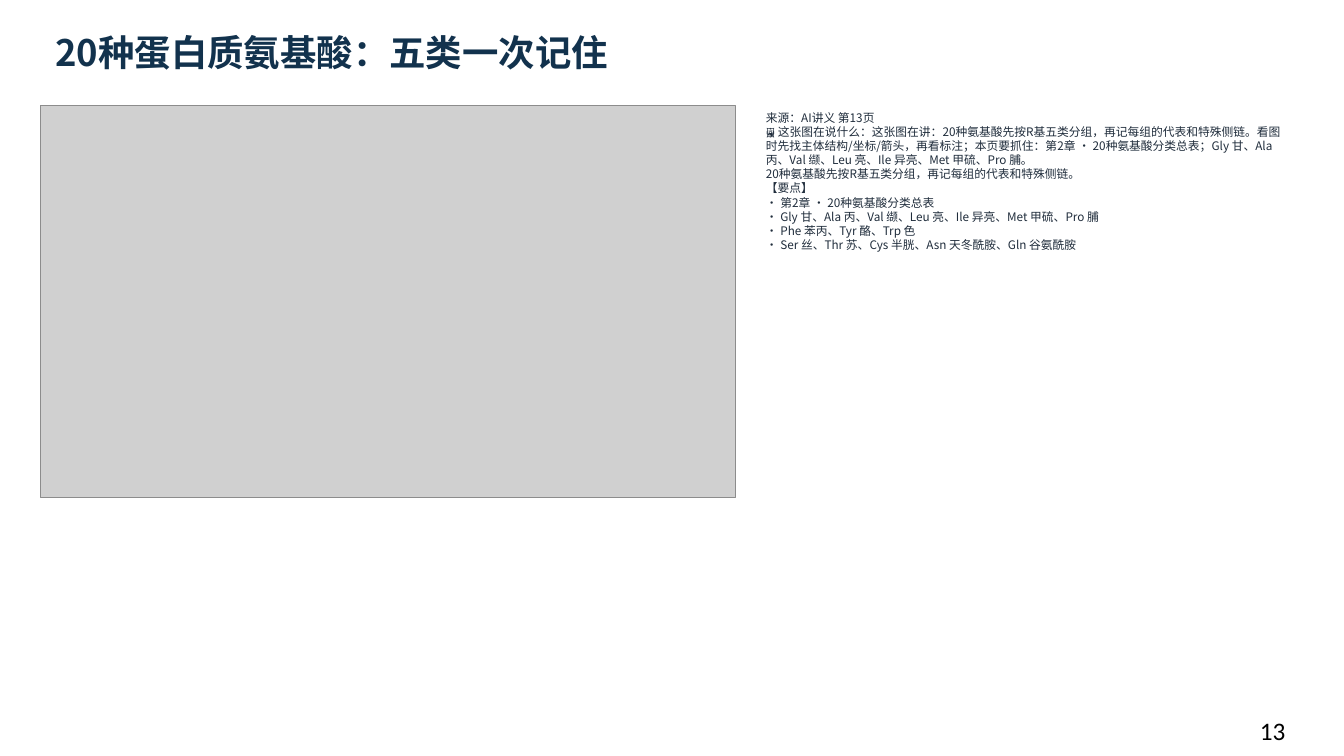
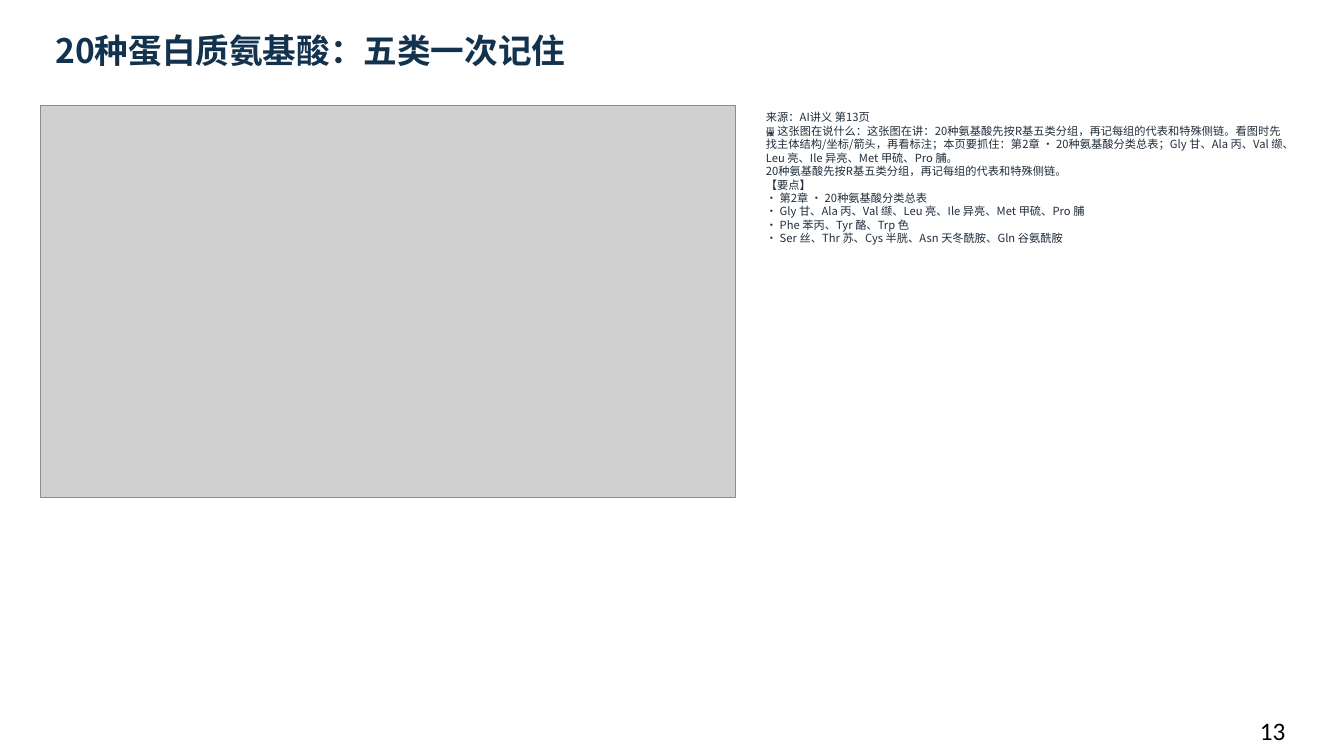
Before and after one commit to newkan-li/Biochemistry, a slide deck: slide 13 of downloads/bc02-ai-style.pptx. Drawn at 1344x756 pixels with LibreOffice and Linux fonts; fonts in the diff are those of the drawing; grey boxes stand for pictures. Boxes give left, top, right and bottom in pixels: in the first picture for what was removed or moved away, otherwise in the second. Text is boxed around its words. In the diff, an @@ line names an element or a change of style, - is before the commit and + after.

```diff
--- a/downloads/bc02-ai-style.pptx
+++ b/downloads/bc02-ai-style.pptx
@@ text "20种蛋白质氨基酸：五类一次记住" at (55,34,565,66): size 26 to 24 pt @@
@@ text "来源：AI讲义 第13页 🖼 这张图在说什么：这张图在讲：20种氨基酸先按R基五类分组，再记每组的代表和特殊侧链。看图时 ..." at (766,111,1293,245): size 8.4 to 8 pt @@
```
Also in this commit, not shown: 129 other slides changed, 3 slides added, 18 other files.
